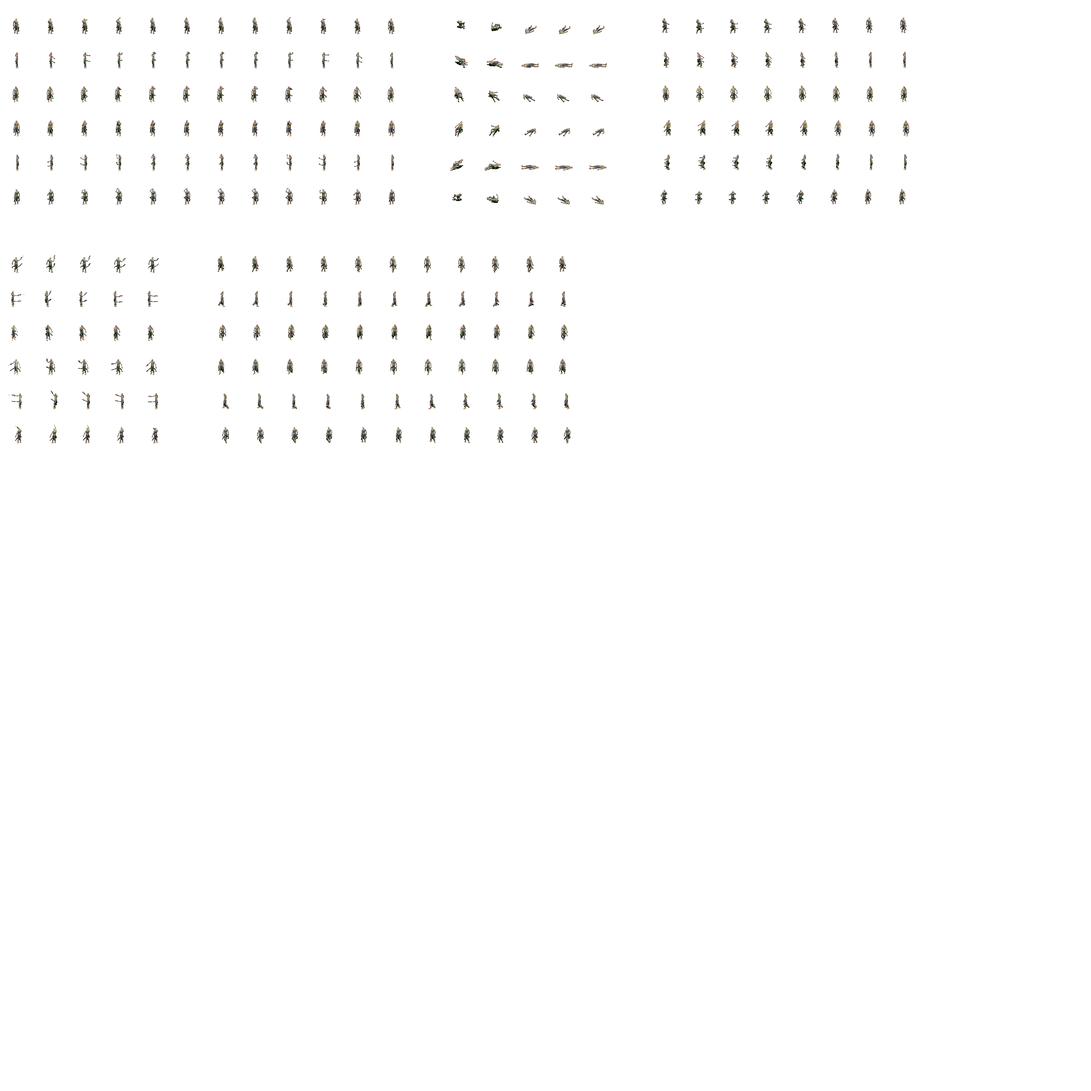
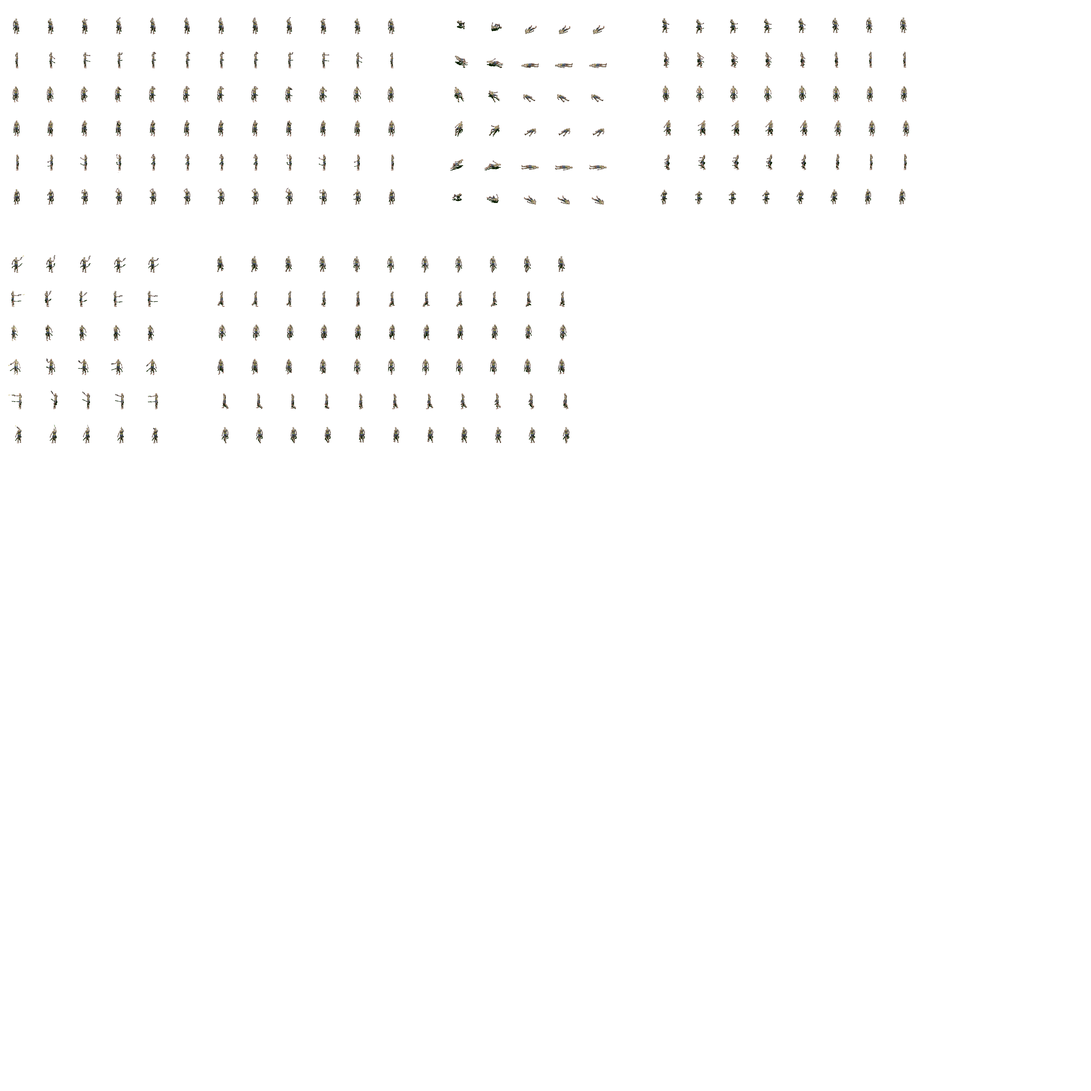
Revision of a layered w=1091, h=1091 image; what changed, layer by layer:
painted on "Pistol_Walk" over [217, 256, 571, 444]
